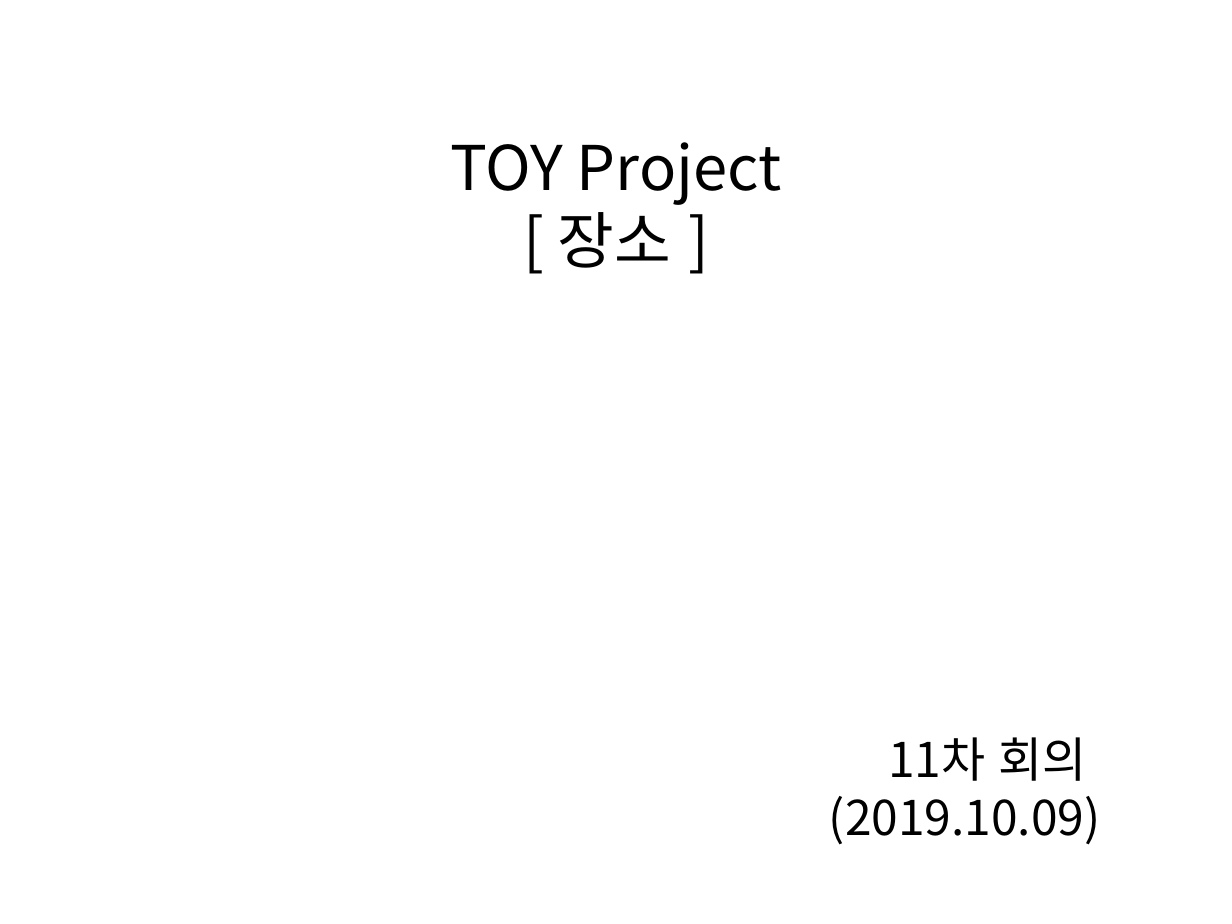
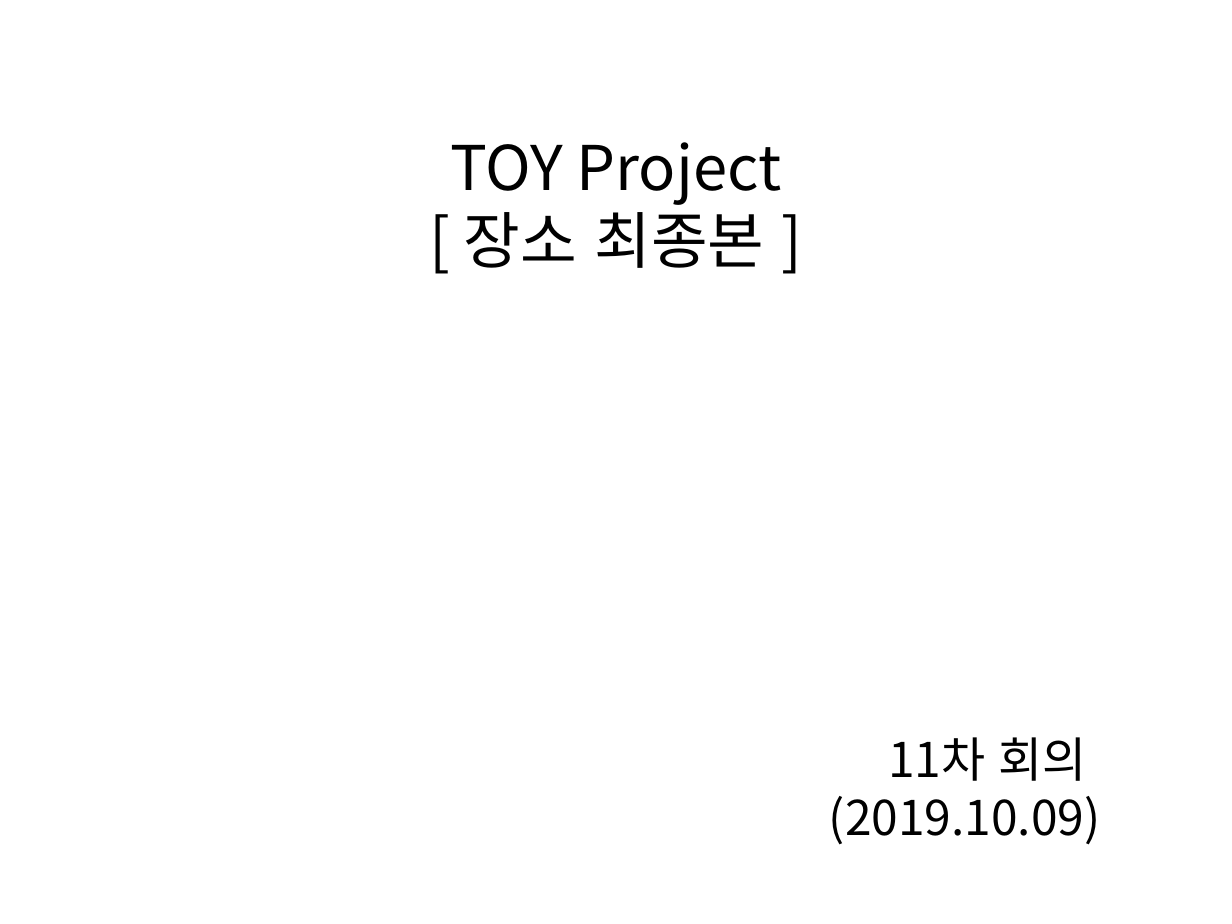
Before and after one commit to Devfarm-study/Toy-Project, a slide deck: slide 1 of MJ/11.장소.pptx. Drawn at 1232x924 pixels with LibreOffice and Linux fonts; fonts in the diff are those of the drawing. Boxes give left, top, right and bottom in pixels: in the first picture for what was removed or moved away, otherwise in the second. Text is boxed around its words. In the diff, an @@ line names an element or a change of style, - is before the commit and + after.

```diff
--- a/MJ/11.장소.pptx
+++ b/MJ/11.장소.pptx
@@ text at [464,201,765,268]: text changed @@
-[ 장소 ]
+[ 장소 최종본 ]
```
Also in this commit, not shown: 2 other slides changed, 4 slides removed, 1 other file.
